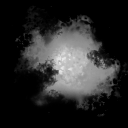
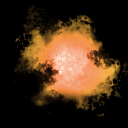
Before/after of a 128x128 layered artwork. What changed in the layer stack:
added layer "Layer 3" (overlay) above "Layer 2" over [12, 5, 128, 117]
